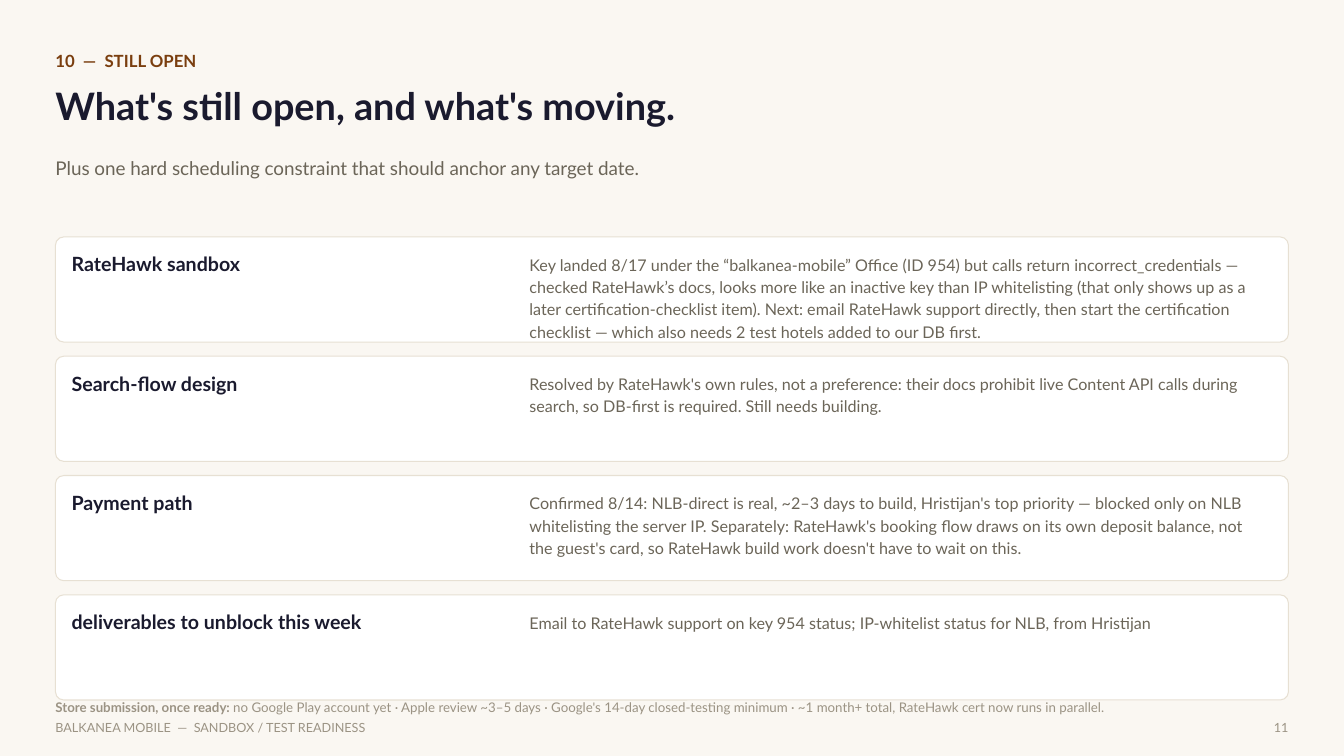
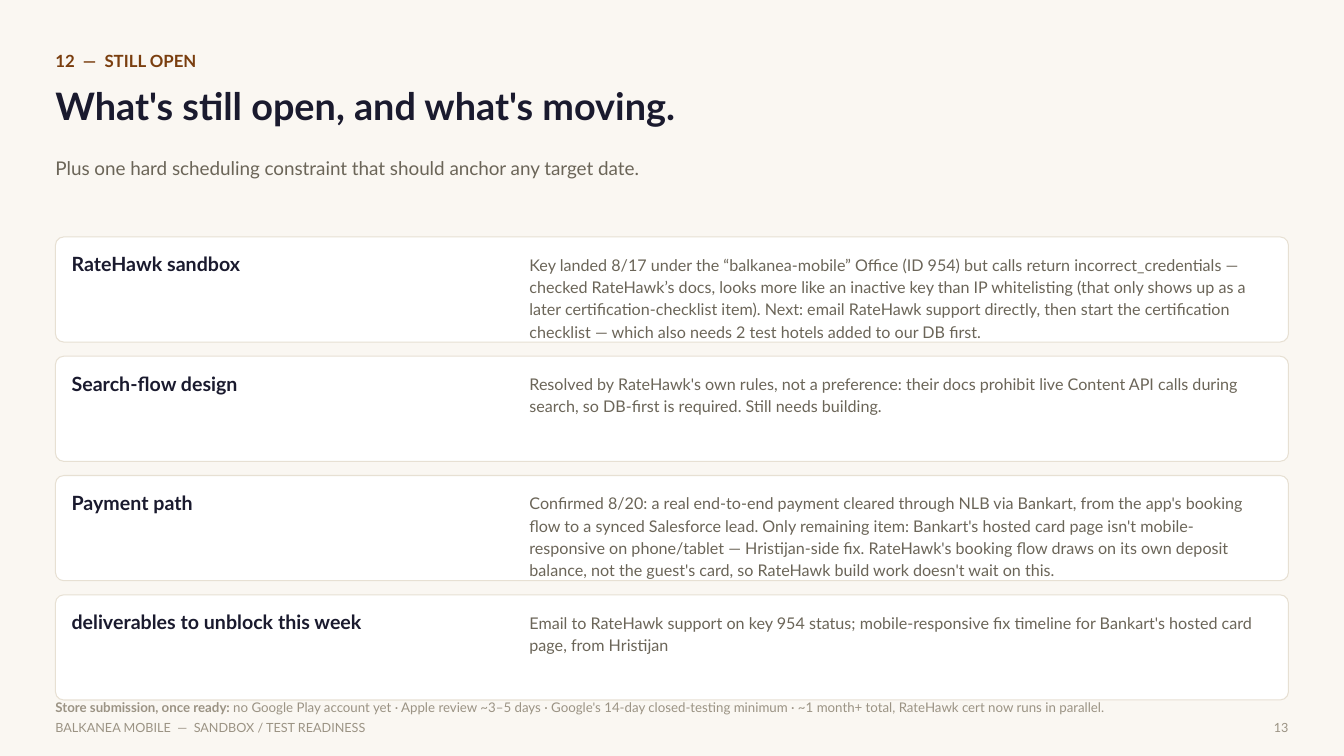
Before and after one commit to rweale-ai/balkanea-mobile, a slide deck: slide 12 of decks/Balkanea-Mobile-Sandbox-Readiness-Update.pptx (slide 11 before the commit). Drawn at 1344x756 pixels with LibreOffice and Linux fonts; fonts in the diff are those of the drawing. Boxes give left, top, right and bottom in pixels: in the first picture for what was removed or moved away, otherwise in the second. Text is boxed around its words. In the diff, an @@ line names an element or a change of style, - is before the commit and + after.

```diff
--- a/decks/Balkanea-Mobile-Sandbox-Readiness-Update.pptx
+++ b/decks/Balkanea-Mobile-Sandbox-Readiness-Update.pptx
@@ text at (55, 54, 197, 67): text changed @@
-10 — STILL OPEN
+12 — STILL OPEN
@@ text at (529, 497, 1243, 579): text changed @@
-Confirmed 8/14: NLB-direct is real, ~2–3 days to build, Hristijan's top priority — blocked only on NLB whitelisting the server IP. Separately: RateHawk's booking flow draws on its own deposit balance, not the guest's card, so RateHawk build work doesn't have to wait on this.
+Confirmed 8/20: a real end-to-end payment cleared through NLB via Bankart, from the app's booking flow to a synced Salesforce lead. Only remaining item: Bankart's hosted card page isn't mobile-responsive on phone/tablet — Hristijan-side fix. RateHawk's booking flow draws on its own deposit balance, not the guest's card, so RateHawk build work doesn't wait on this.
@@ text at (529, 617, 1252, 654): text changed @@
-Email to RateHawk support on key 954 status; IP-whitelist status for NLB, from Hristijan
+Email to RateHawk support on key 954 status; mobile-responsive fix timeline for Bankart's hosted card page, from Hristijan
@@ text at (1274, 723, 1289, 732): text changed @@
-11
+13
```
Also in this commit, not shown: 6 other slides changed, 2 slides added, 1 slide removed, 21 other files.
